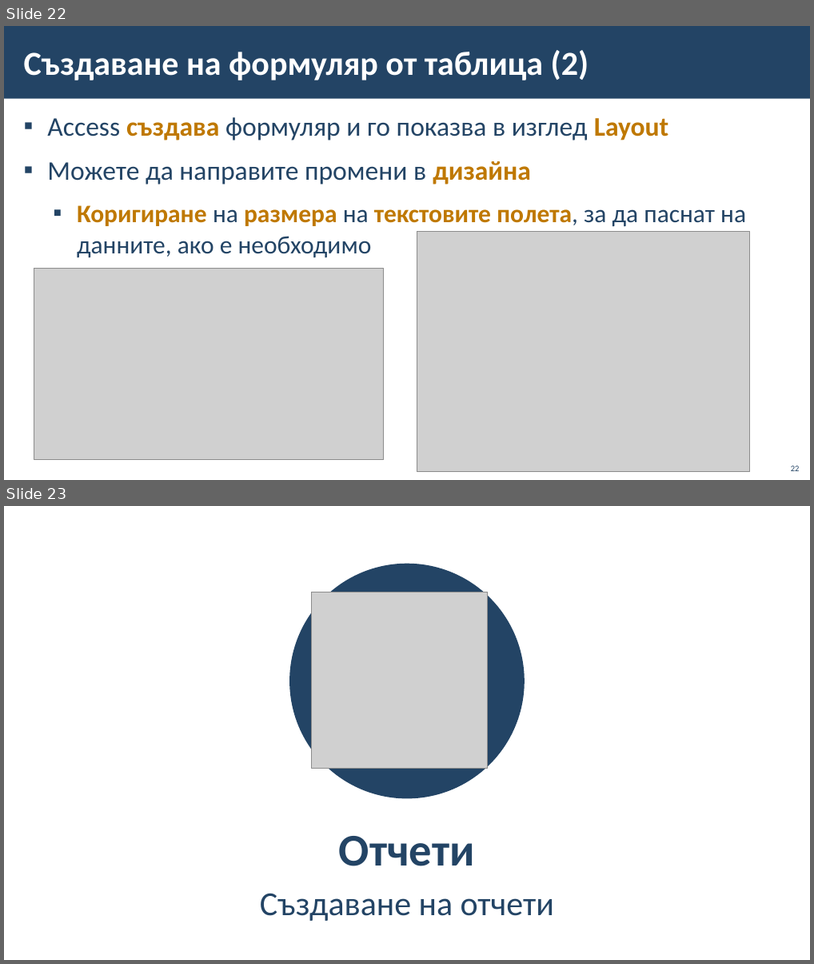
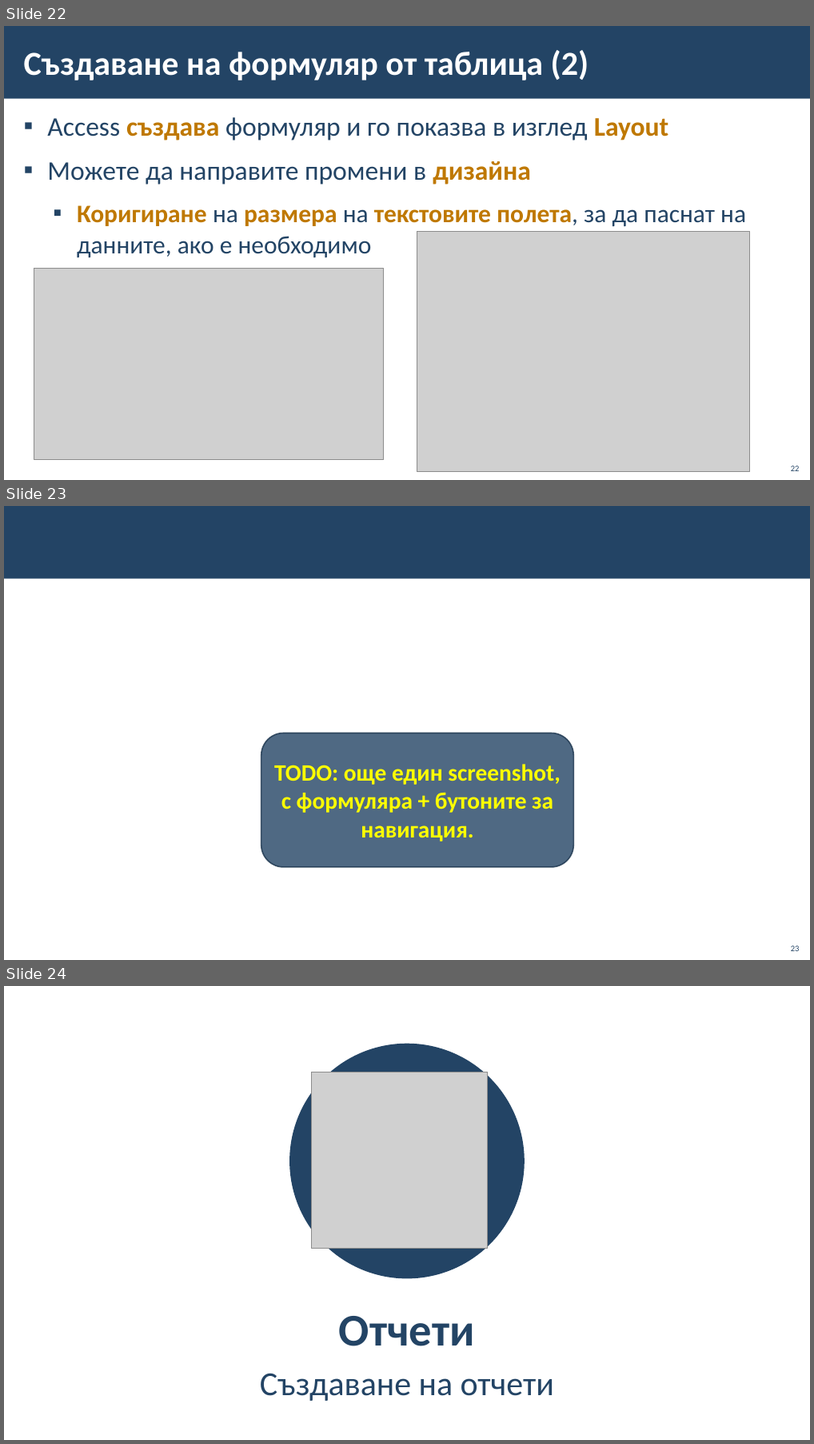
Before and after one commit to BG-IT-Edu/School-Programming, a slide deck: Courses/Software-Sciences/Module-3-Databases-New/13-MS-Access/11-MS-Access-Queries-Forms-Reports.pptx. Shown one above the other, each under a label of ours: slides 22 and 23 before the commit, slides 22, 23 and 24 after it. The pictures are 814x964 and 814x1444 pixels, drawn with LibreOffice and Linux fonts; fonts in the diff are those of the drawing; grey boxes stand for pictures; background and template pictures are left out. Boxes give left, top, right and bottom in pixels: in the first picture for what was removed or moved away, otherwise in the second. Text is boxed around its words. In the diff, an @@ line names an element or a change of style, - is before the commit and + after.

```diff
--- a/Courses/Software-Sciences/Module-3-Databases-New/13-MS-Access/11-MS-Access-Queries-Forms-Reports.pptx
+++ b/Courses/Software-Sciences/Module-3-Databases-New/13-MS-Access/11-MS-Access-Queries-Forms-Reports.pptx
@@ slide 23 added at bbox=[4, 506, 810, 960], background #FFFFFF; not listed: 1 template element that a slide beside it also shows @@
@@ rounded rectangle added at bbox=[262, 733, 574, 867], fill #234465 at 80% opacity, outline #1A334C 1.5 pt, 28 pt, text #FFFF00, bold @@
+TODO: още един screenshot, с формуляра + бутоните за навигация.
@@ page number added at bbox=[791, 945, 800, 951], 10 pt, text #234465 @@
+23
@@ what was slide 23 is now slide 24 @@
```
Also in this commit, not shown: 1 slide changed, 1 other slide added.
